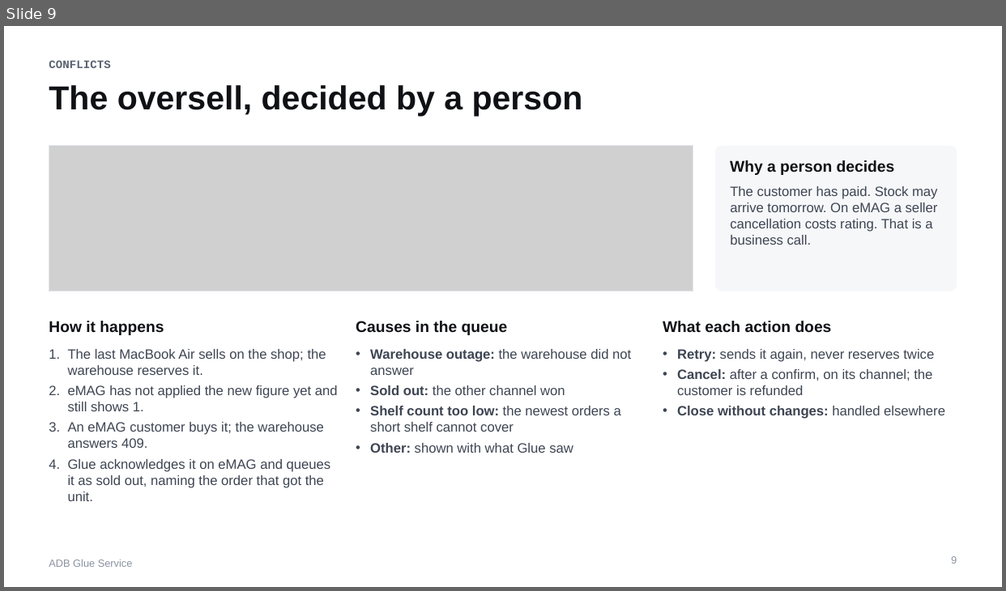
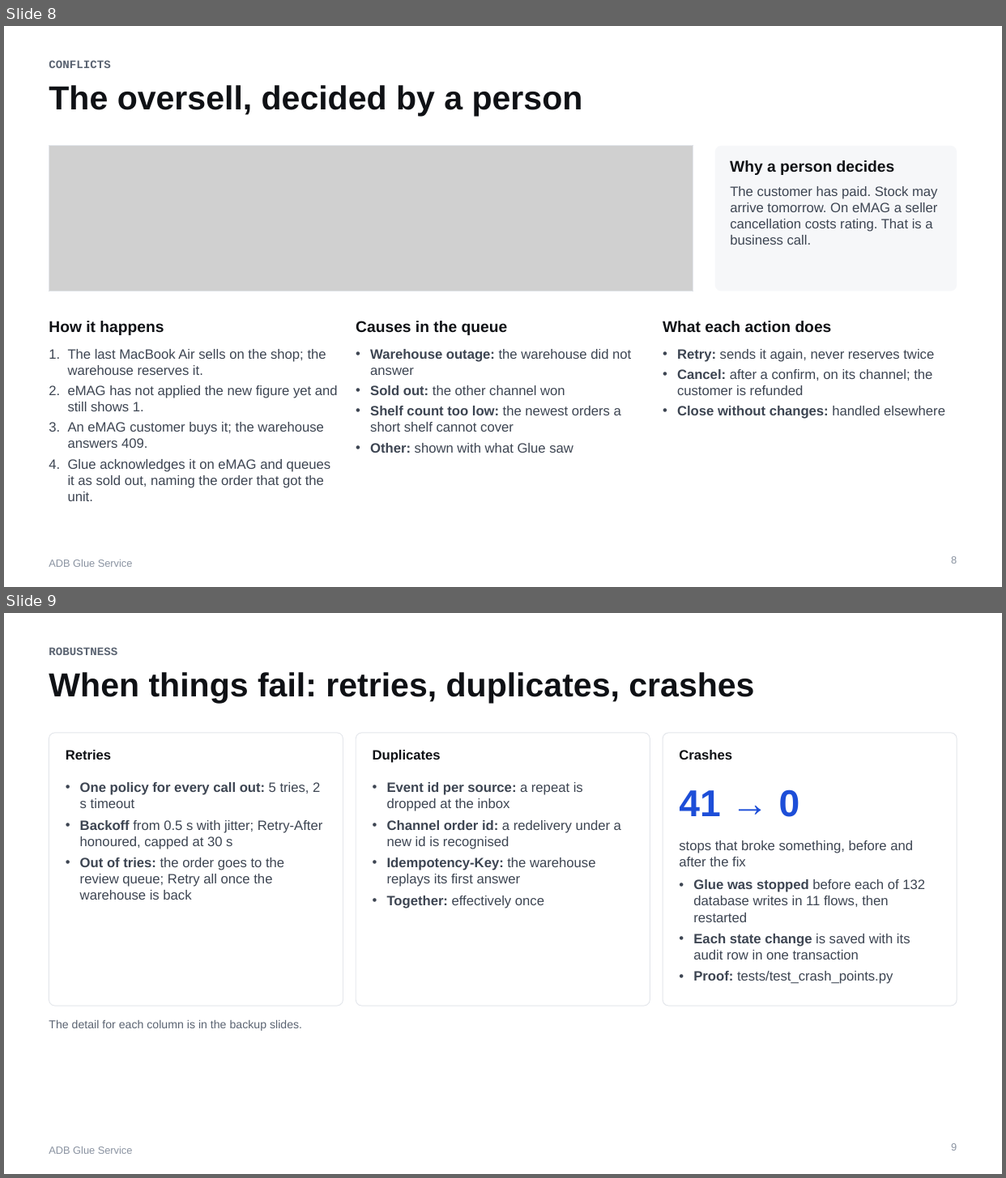
Before and after one commit to PantelimonGulie/adb-glue-service, a slide deck: docs/presentation/ADB-Glue-Service.pptx. Shown one above the other, each under a label of ours: slide 9 before the commit, slides 8 and 9 after it. The pictures are 1006x591 and 1006x1178 pixels, drawn with LibreOffice and Linux fonts; fonts in the diff are those of the drawing; grey boxes stand for pictures. Boxes give left, top, right and bottom in pixels: in the first picture for what was removed or moved away, otherwise in the second. Text is boxed around its words. In the diff, an @@ line names an element or a change of style, - is before the commit and + after.

Commit message:
Shorten the talk to 14 slides, with the detail moved to backup slides

```diff
--- a/docs/presentation/ADB-Glue-Service.pptx
+++ b/docs/presentation/ADB-Glue-Service.pptx
@@ slide 9 added at (4, 613, 1002, 1174), background #FFFFFF; not listed: 1 template element that a slide beside it also shows @@
@@ text added at (49, 647, 117, 655), 11 pt, text #5B6472, bold @@
+ROBUSTNESS
@@ title added at (49, 672, 754, 704), 32 pt, text #0F1115, bold @@
+When things fail: retries, duplicates, crashes
@@ rounded rectangle added at (49, 733, 343, 1006), fill #FFFFFF, outline #E3E6EB 0.75 pt @@
@@ rounded rectangle added at (356, 733, 650, 1006), fill #FFFFFF, outline #E3E6EB 0.75 pt @@
@@ rounded rectangle added at (663, 733, 957, 1006), fill #FFFFFF, outline #E3E6EB 0.75 pt @@
@@ text added at (66, 750, 111, 760), 13 pt, text #0F1115, bold @@
+Retries
@@ text added at (373, 750, 441, 763), 13 pt, text #0F1115, bold @@
+Duplicates
@@ text added at (679, 750, 732, 760), 13 pt, text #0F1115, bold @@
+Crashes
@@ text added at (80, 782, 322, 900), 13 pt, text #3D4552 @@
+• One policy for every call out: 5 tries, 2 s timeout
+• Backoff from 0.5 s with jitter; Retry-After honoured, capped at 30 s
+• Out of tries: the order goes to the review queue; Retry all once the warehouse is back
@@ text added at (387, 782, 621, 909), 13 pt, text #3D4552 @@
+• Event id per source: a repeat is dropped at the inbox
+• Channel order id: a redelivery under a new id is recognised
+• Idempotency-Key: the warehouse replays its first answer
+• Together: effectively once
@@ text added at (679, 790, 800, 817), 36 pt, text #1D4ED8, bold @@
+41 → 0
@@ text added at (679, 841, 913, 867), 13 pt, text #3D4552 @@
+stops that broke something, before and after the fix
@@ text added at (693, 879, 925, 984), 13 pt, text #3D4552 @@
+• Glue was stopped before each of 132 database writes in 11 flows, then restarted
+• Each state change is saved with its audit row in one transaction
+• Proof: tests/test_crash_points.py
@@ text added at (49, 1020, 302, 1031), 11 pt, text #5B6472 @@
+The detail for each column is in the backup slides.
@@ page number added at (951, 1144, 957, 1151), 10 pt, text #8A93A1 @@
+9
@@ what was slide 9 is now slide 8 @@
```
Also in this commit, not shown: 10 slides changed, 3 other slides added, 2 slides removed, 1 other file.
